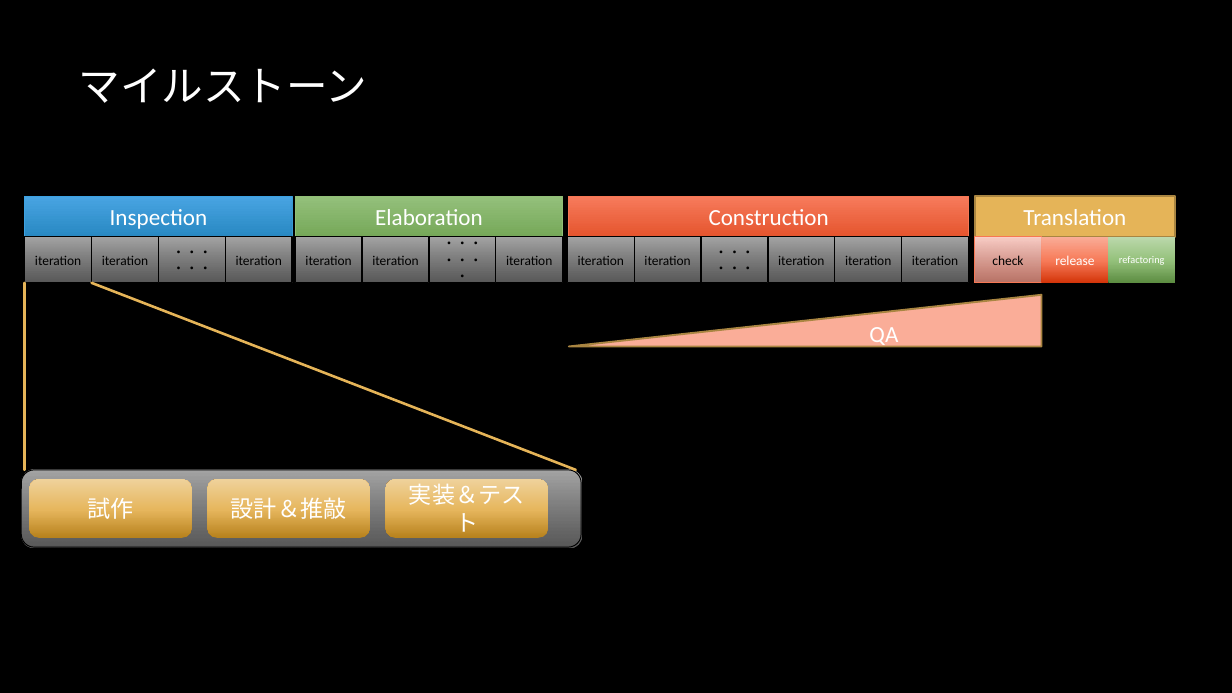
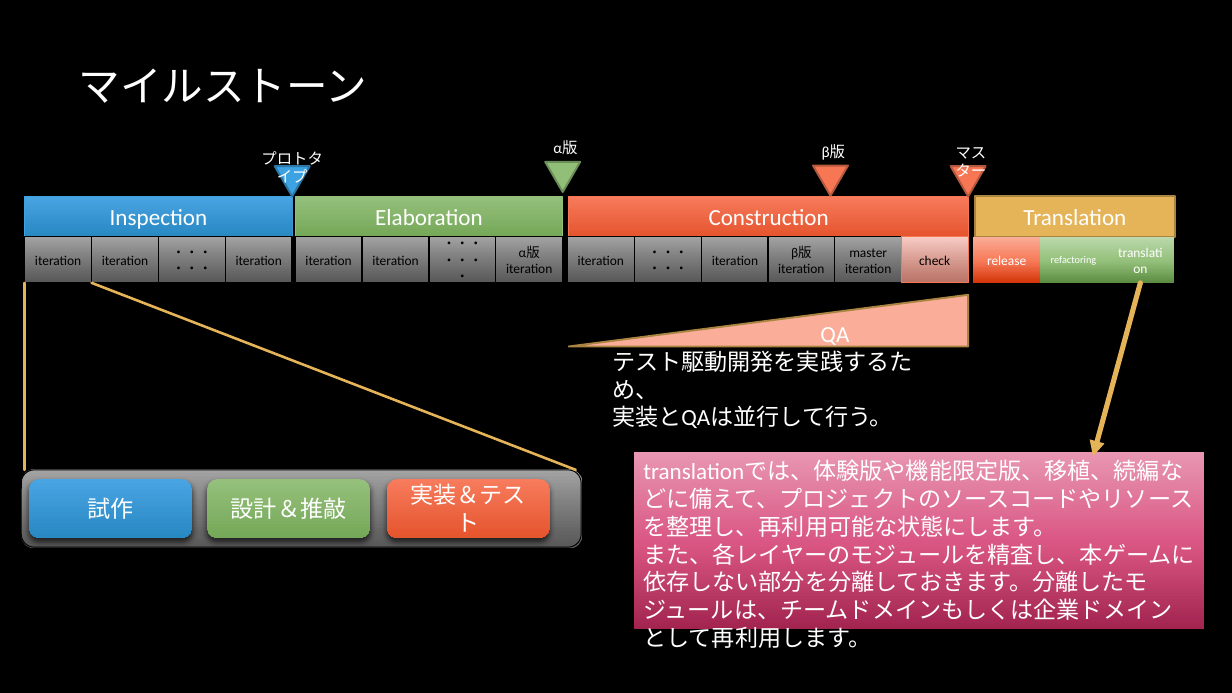
Before and after one commit to ssa-study/documents, a slide deck: slide 12 of ゲーム開発基本設計.pptx. Drawn at 1232x693 pixels with LibreOffice and Linux fonts; fonts in the diff are those of the drawing; background and template pictures are left out. Boxes give left, top, right and bottom in pixels: in the first picture for what was removed or moved away, otherwise in the second. Text is boxed around its words. In the diff, an @@ line names an element or a change of style, - is before the commit and + after.

Commit message:
ゲーム開発方針

```diff
--- a/ゲーム開発基本設計.pptx
+++ b/ゲーム開発基本設計.pptx
@@ text added at box(553, 140, 577, 155), 12 pt, text #FFFFFF @@
+α版
@@ text added at box(822, 144, 846, 160), 12 pt, text #FFFFFF @@
+β版
@@ text added at box(956, 147, 987, 181), 12 pt, text #FFFFFF @@
+マスター
@@ text added at box(261, 151, 323, 187), 12 pt, text #FFFFFF @@
+プロトタイプ
@@ triangle added at box(274, 166, 310, 197), fill #3CA2E2, outline #2C78A7 1.5 pt @@
@@ triangle added at box(545, 162, 580, 192), fill #91BF77, outline #6B8D58 1.5 pt @@
@@ triangle added at box(813, 165, 848, 196), fill #F77754, outline #B7583E 1.5 pt @@
@@ triangle added at box(951, 166, 986, 197), fill #F77754, outline #B7583E 1.5 pt @@
@@ rectangle "・・・・・・": place and size @@
-rectangle "・・・・・・" at box(701, 237, 768, 283)
+rectangle "・・・・・・" at box(635, 237, 701, 283)
@@ rectangle "iteration": place and size @@
-rectangle "iteration" at box(634, 237, 701, 283)
+rectangle "iteration" at box(701, 237, 768, 283)
@@ rectangle "check": place and size @@
-rectangle "check" at box(975, 237, 1042, 283)
+rectangle "check" at box(901, 237, 968, 283)
@@ rectangle removed at box(902, 237, 969, 283) @@
-iteration
@@ rectangle "release": place and size @@
-rectangle "release" at box(1042, 237, 1108, 283)
+rectangle "release" at box(973, 237, 1040, 283)
@@ rectangle "refactoring": place and size @@
-rectangle "refactoring" at box(1109, 237, 1176, 283)
+rectangle "refactoring" at box(1041, 237, 1107, 283)
@@ rectangle added at box(1107, 237, 1174, 283), fill gradient #5D8D42 to #94C17B to #BDD9AD, 10.5 pt, text #FFFFFF @@
+translation
@@ text in rectangle at box(519, 246, 540, 258): paragraph added @@
+α版
@@ text in rectangle at box(791, 246, 812, 259): paragraph added @@
+β版
@@ text in rectangle at box(849, 249, 887, 257): paragraph added @@
+master
@@ right triangle "QA": place and size @@
-right triangle "QA" at box(569, 295, 1043, 347)
+right triangle "QA" at box(569, 295, 969, 347)
@@ arrow added from (1141, 283) to (1093, 457), #E5B458 4 pt @@
@@ text added at box(612, 347, 912, 428), 18 pt, text #FFFFFF @@
+テスト駆動開発を実践するため、
+実装とQAは並行して行う。
@@ rectangle added at box(634, 452, 1203, 629), fill gradient #A2244F to #D95582 to #E896B2, 18 pt, text #FFFFFF @@
+translationでは、体験版や機能限定版、移植、続編などに備えて、プロジェクトのソースコードやリソースを整理し、再利用可能な状態にします。
+また、各レイヤーのモジュールを精査し、本ゲームに依存しない部分を分離しておきます。分離したモジュールは、チームドメインもしくは企業ドメインとして再利用します。
@@ rounded rectangle "試作" at box(30, 480, 192, 538): fill gradient #B8821D to #E6B65D to #EFD29B to gradient #48A5E3 to #2989C5; shadow on @@
@@ rounded rectangle "設計＆推敲" at box(207, 480, 370, 538): fill gradient #B8821D to #E6B65D to #EFD29B to gradient #94C17C to #76A959; shadow on @@
@@ rounded rectangle "実装＆テスト" at box(387, 480, 550, 538): fill gradient #B8821D to #E6B65D to #EFD29B to gradient #F77C5C to #E6552E; shadow on @@
```
Also in this commit, not shown: 3 other slides changed, 3 slides added.
